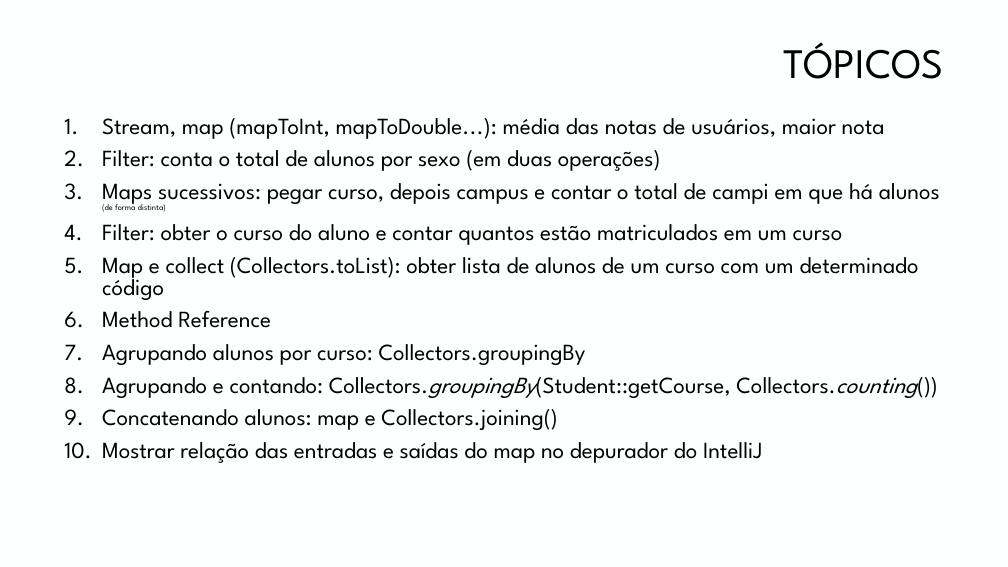
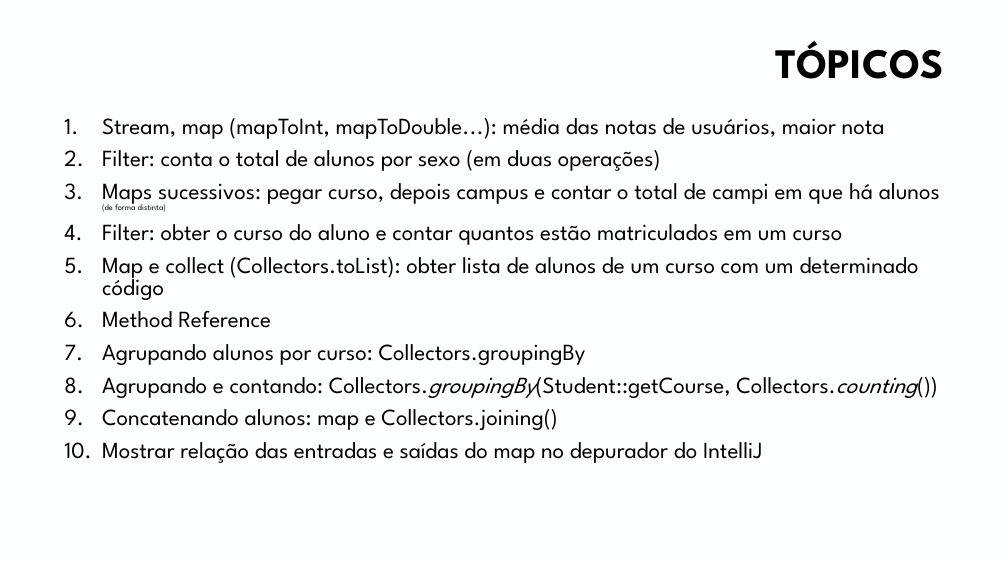
Before and after one commit to manoelcampos/curso-programacao-funcional-java, a slide deck: slide 17 of programacao-funcional-java8.pptx. Drawn at 1008x567 pixels with LibreOffice and Linux fonts; fonts in the diff are those of the drawing; background and template pictures are left out. Boxes give left, top, right and bottom in pixels: in the first picture for what was removed or moved away, otherwise in the second. Text is boxed around its words. In the diff, an @@ line names an element or a change of style, - is before the commit and + after.

```diff
--- a/programacao-funcional-java8.pptx
+++ b/programacao-funcional-java8.pptx
@@ title "TÓPICOS" at (775,41,943,79): bold on @@
```
Also in this commit, not shown: 17 other slides changed.
